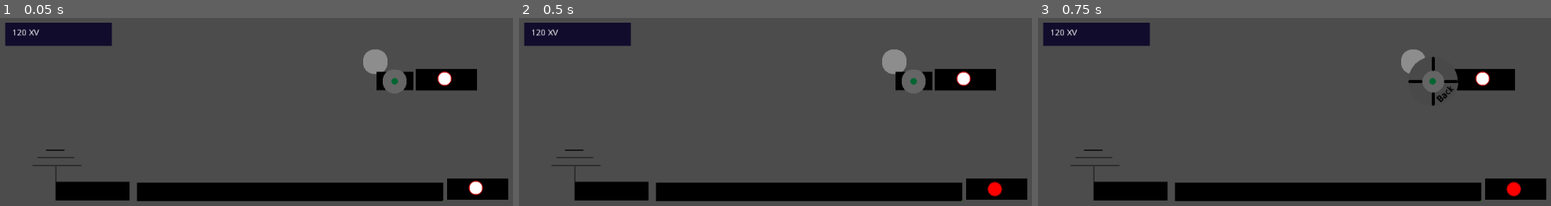
Above: before the commit, frames 1-3 (left to right).
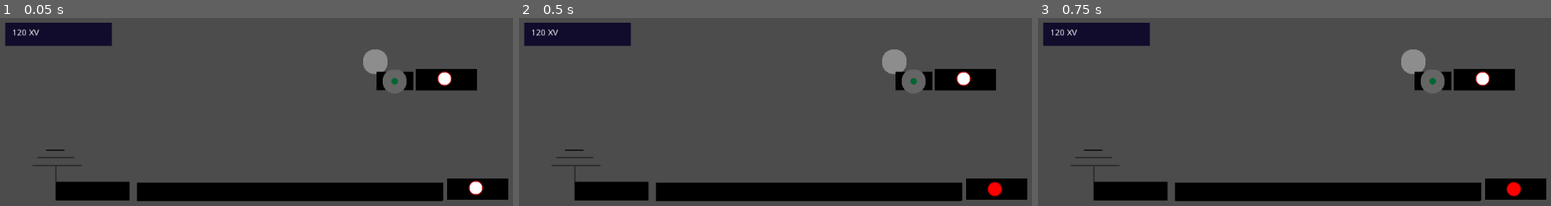
Above: after the commit, the same moments.

Repository: JamesDesrosiers/ExplosiveCircuit
Game: Godot game, scene res://_Scenes/Base.tscn
The game is run twice, just before and just after one commit, with the same random seed, the same clock (stepped at 60 frames per second) and the same inputs. The project has no main scene, so this scene is started directly.
Inputs (mouse positions are in pixels of both pictures, inside the frame that each line leads up to):
- Up to frame 1 (0.05 s): no input
- Up to frame 2 (0.5 s): no input
- Up to frame 3 (0.75 s): click (1412, 61) at 0.5 s

Frames 1-2 are identical in both runs. In frame 3, 0.7% of the frame differs, in the area x 72-82%, y 20-47%.
Error after the commit: Parse Error: The function signature doesn't match the parent. Parent signature is: "void update()". (res://_Scenes/RadialMenu.gd:16)

Commit message:
Rigged the Force High function on control nodes.

Diff:
--- a/_Scenes/ControlPoint.gd
+++ b/_Scenes/ControlPoint.gd
@@ -9,9 +9,9 @@
 var rightConnect
 
 var volt = 0
-var state = State.free
+var state = STATE.free
 
-enum State{
+enum STATE{
 	free,
 	high,
 	low
@@ -25,28 +25,24 @@
 	update_volt()
 
 func is_source():
-	return state == State.high
+	return state == STATE.high
 
 func update_volt():
+	if(state == STATE.free):
+		var volt_left
+		var volt_right
 
-	var volt_left
-	var volt_right
-
-	if(leftConnect != null and leftConnect.has_method("get_volt")):
-		volt_left = leftConnect.get_volt()
-	else: volt_left = 0
-	if(rightConnect != null and rightConnect.has_method("get_volt")):
-		volt_right = rightConnect.get_volt()
-	else: volt_right = 0
-
-	if(state == State.free):
-		if(volt_right > 120 or volt_left > 120):
-			self.queue_free()
-		elif(volt_left > volt_right):
+		if(leftConnect != null and leftConnect.has_method("get_volt")):
+			volt_left = leftConnect.get_volt()
+		else: volt_left = 0
+		if(rightConnect != null and rightConnect.has_method("get_volt")):
+			volt_right = rightConnect.get_volt()
+		else: volt_right = 0
+		if(volt_left > volt_right):
 			volt = volt_left
 		else:
 			volt = volt_right
-	elif(state == State.high):
+	elif(state == STATE.high):
 		volt = HIGH
 	else:
 		volt = 0
@@ -64,13 +60,18 @@
 func _on_TextureButton_pressed():
 	if(menu != null): return
 
-	menu = MENU.instance()
-	menu.connect("_on_destroy", self, "_menu_callback")
+	menu = MENU.instance(state)
+	menu.connect("_on_destroy", self, "_menu_gone")
+	menu.connect("_on_high", self, "set_high")
 	get_node("Canvas").add_child(menu)
 	get_node("Canvas").offset = Vector2(position.x-40, position.y-40)
-	print(menu.rect_position)
 
+	menu.update(state)
 	menu.open()
 
-func _menu_callback():
+func _menu_gone():
 	menu = null
+
+func set_high():
+	state = STATE.high
+	menu.update(state)
--- a/_Scenes/RadialMenu.gd
+++ b/_Scenes/RadialMenu.gd
@@ -2,9 +2,21 @@
 
 var popup
 signal _on_destroy
+signal _on_high
+
+enum STATE{
+	free,
+	high,
+	low
+	}
 
 func _ready():
 	popup = get_node("CenterContainer/Popup")
+
+func update(state):
+	if(state == STATE.high):
+		get_node("CenterContainer/Popup/HighButton").disabled = true
+	return
 
 func _on_BackButton_pressed():
 	emit_signal("_on_destroy")
@@ -18,3 +30,6 @@
 	margin_right = 0
 	margin_top = 0
 	margin_bottom = 0
+
+func _on_HighButton_pressed():
+	emit_signal("_on_high")
--- a/_Scenes/RadialMenu.tscn
+++ b/_Scenes/RadialMenu.tscn
@@ -1,10 +1,13 @@
-[gd_scene load_steps=6 format=2]
+[gd_scene load_steps=9 format=2]
 
 [ext_resource path="res://_Scenes/RadialMenu.gd" type="Script" id=1]
-[ext_resource path="res://_Sprites/MenuBase.png" type="Texture" id=2]
-[ext_resource path="res://_Sprites/MenuSE.png" type="Texture" id=3]
-[ext_resource path="res://_Sprites/MenuSEHover.png" type="Texture" id=4]
-[ext_resource path="res://_Sprites/MenuSEDisable.png" type="Texture" id=5]
+[ext_resource path="res://_Sprites/Menu/MenuBase.png" type="Texture" id=2]
+[ext_resource path="res://_Sprites/Menu/MenuSE.png" type="Texture" id=3]
+[ext_resource path="res://_Sprites/Menu/MenuSEHover.png" type="Texture" id=4]
+[ext_resource path="res://_Sprites/Menu/MenuSEDisable.png" type="Texture" id=5]
+[ext_resource path="res://_Sprites/Menu/MenuNW.png" type="Texture" id=6]
+[ext_resource path="res://_Sprites/Menu/MenuNWHover.png" type="Texture" id=7]
+[ext_resource path="res://_Sprites/Menu/MenuNWDisable.png" type="Texture" id=8]
 
 [node name="RadialMenu" type="Control"]
 
@@ -27,7 +30,6 @@
 
 [node name="CenterContainer" type="CenterContainer" parent="." index="0"]
 
-visible = false
 anchor_left = 0.5
 anchor_top = 0.5
 anchor_right = 0.5
@@ -51,7 +53,6 @@
 
 [node name="Popup" type="Popup" parent="CenterContainer" index="0"]
 
-visible = false
 anchor_left = 0.0
 anchor_top = 0.0
 anchor_right = 0.0
@@ -108,4 +109,35 @@
 "_edit_lock_": true
 }
 
+[node name="HighButton" type="TextureButton" parent="CenterContainer/Popup" index="2"]
+
+anchor_left = 0.0
+anchor_top = 0.0
+anchor_right = 0.0
+anchor_bottom = 0.0
+margin_left = -40.0
+margin_top = -40.0
+margin_right = -2.0
+margin_bottom = -2.0
+rect_pivot_offset = Vector2( 0, 0 )
+rect_clip_content = false
+focus_mode = 2
+mouse_filter = 0
+mouse_default_cursor_shape = 0
+size_flags_horizontal = 1
+size_flags_vertical = 1
+toggle_mode = false
+enabled_focus_mode = 2
+shortcut = null
+group = null
+texture_normal = ExtResource( 6 )
+texture_hover = ExtResource( 7 )
+texture_disabled = ExtResource( 8 )
+_sections_unfolded = [ "Textures" ]
+__meta__ = {
+"_edit_lock_": true
+}
+
 [connection signal="pressed" from="CenterContainer/Popup/BackButton" to="." method="_on_BackButton_pressed"]
+
+[connection signal="pressed" from="CenterContainer/Popup/HighButton" to="." method="_on_HighButton_pressed"]
Renamed: _Sprites/MenuBase.png -> _Sprites/Menu/MenuBase.png
Not shown, added: _Sprites/Menu/MenuBase.png.import
Binary file added: _Sprites/Menu/MenuNW.png
Not shown, added: _Sprites/Menu/MenuNW.png.import
Binary file added: _Sprites/Menu/MenuNWDisable.png
Not shown, changed: _Sprites/Menu/MenuNWDisable.png.import
Binary file added: _Sprites/Menu/MenuNWHover.png
Not shown, changed: _Sprites/Menu/MenuNWHover.png.import
Renamed: _Sprites/MenuSE.png -> _Sprites/Menu/MenuSE.png
Not shown, changed: _Sprites/Menu/MenuSE.png.import
Renamed: _Sprites/MenuSEDisable.png -> _Sprites/Menu/MenuSEDisable.png
Not shown, changed: _Sprites/Menu/MenuSEDisable.png.import
(and 3 more such lines)
